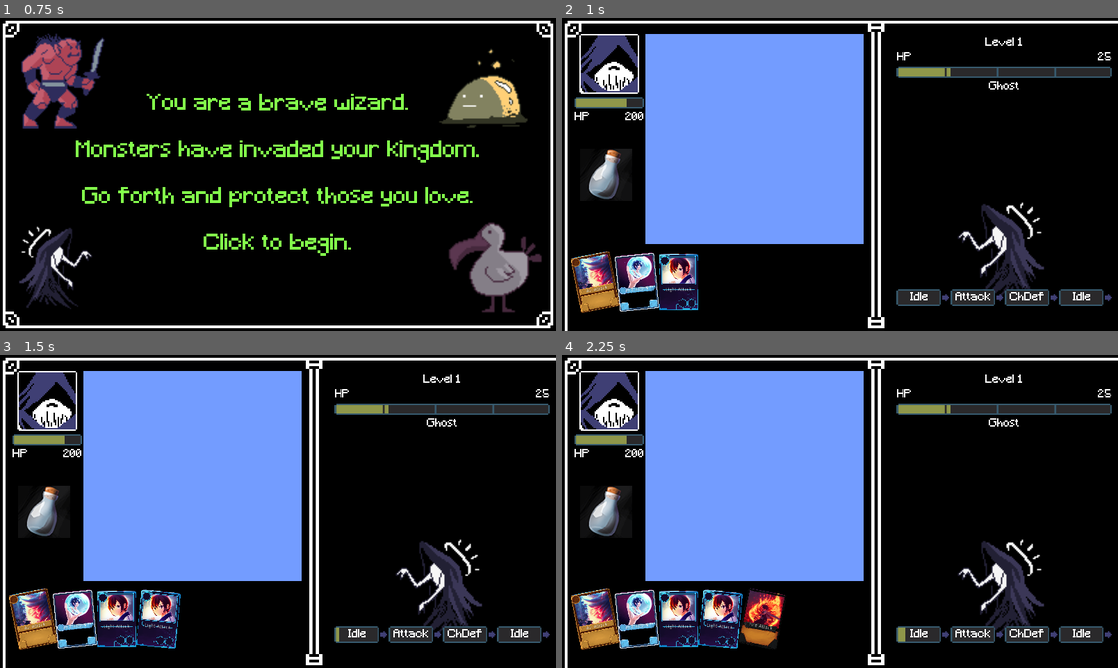
Above: before the commit, frames 1-4 (two rows, left to right).
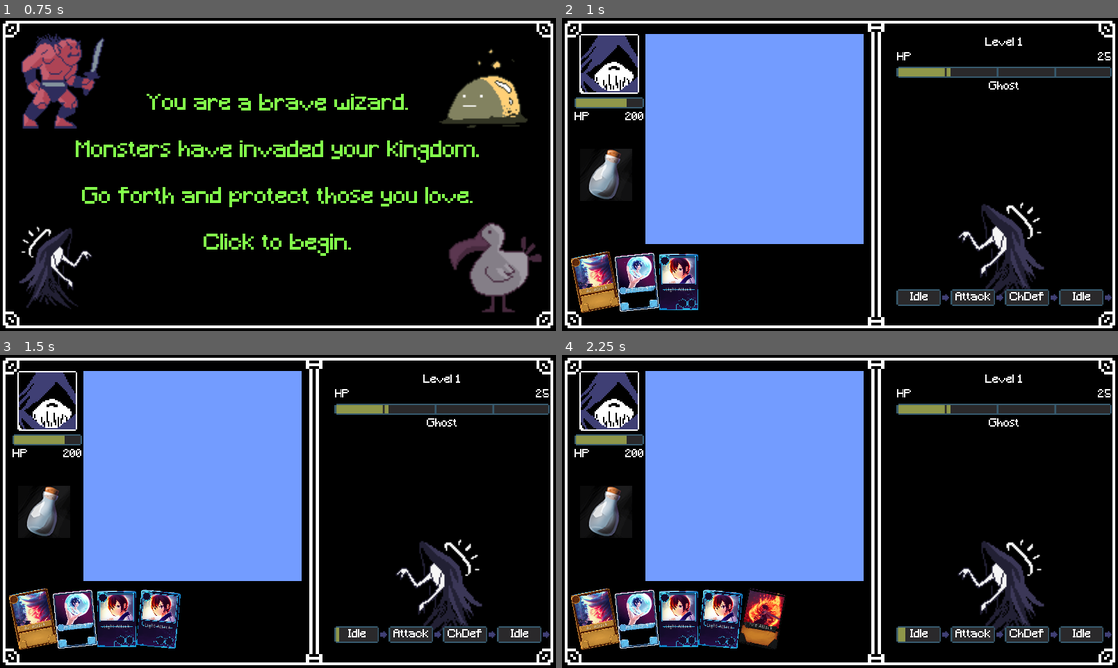
Above: after the commit, the same moments.

Repository: AndrewWilkinson88/LudumDare51
Game: Godot game, scene res://SplashScreen.tscn
Two runs of this game, one before a commit and one after it. Both use one fixed random seed, a clock stepped at 60 frames per second and the inputs below.
Inputs (mouse positions are in pixels of both pictures, inside the frame that each line leads up to):
- Up to frame 1 (0.75 s): tap Enter (start_game) at 0.5, 0.6 s; move the mouse to (400, 158) at 0.52 s; hold Right (move_right) from 0.53 s (still down); click (400, 158) at 0.67 s
- Up to frame 2 (1 s): keep holding Right (move_right); tap Space at 0.77 s
- Up to frame 3 (1.5 s): release Right (move_right) at 1.25 s; tap Enter (start_game) at 1.25 s; drag from (166, 527) to (250, 574) at 1.27 s
- Up to frame 4 (2.25 s): tap Enter (start_game) at 2, 2.1 s; move the mouse to (895, 442) at 2.02 s; hold Right (move_right) from 2.03 s (still down)

Frame 1 is identical in both runs. In frame 2, 1.5% of the frame differs, in the area x 0-100%, y 0-100%; in frame 3, 1.5%; in frame 4, 1.5%.

Commit message:
Fix background positioning

Diff:
--- a/BattleScene.tscn
+++ b/BattleScene.tscn
@@ -35,8 +35,6 @@
 [node name="SceneBackground" type="NinePatchRect" parent="."]
 anchor_right = 1.0
 anchor_bottom = 1.0
-margin_right = 121.0
-margin_bottom = 128.0
 texture = ExtResource( 5 )
 region_rect = Rect2( 0, 0, 192, 192 )
 patch_margin_left = 61
